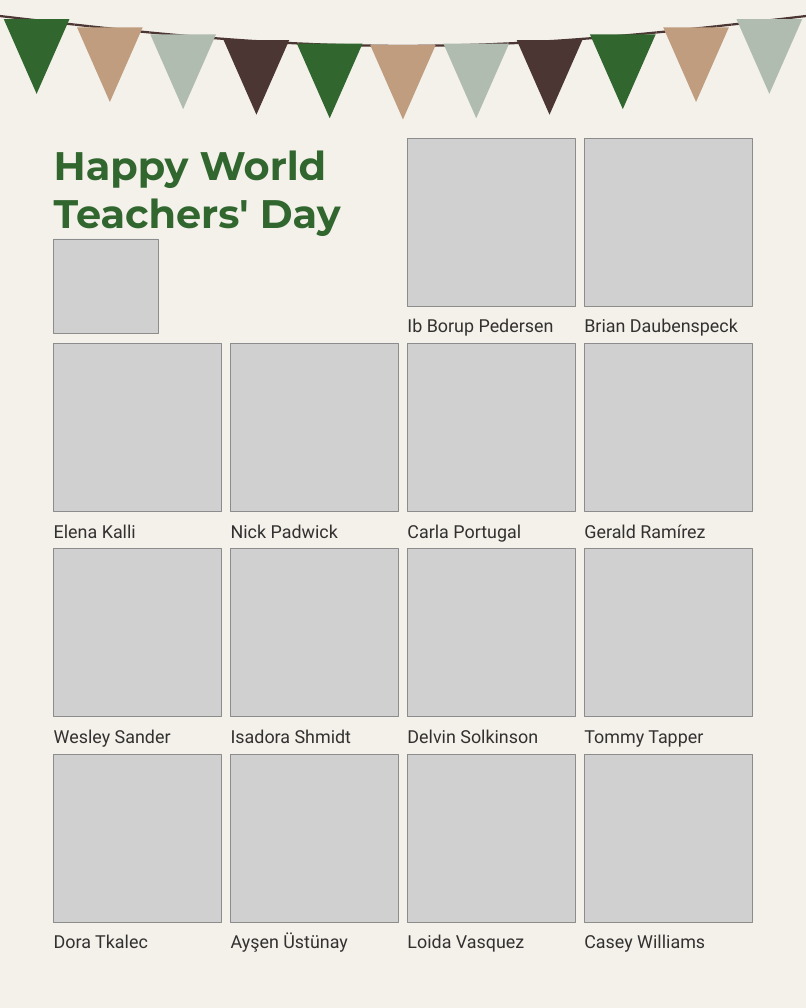
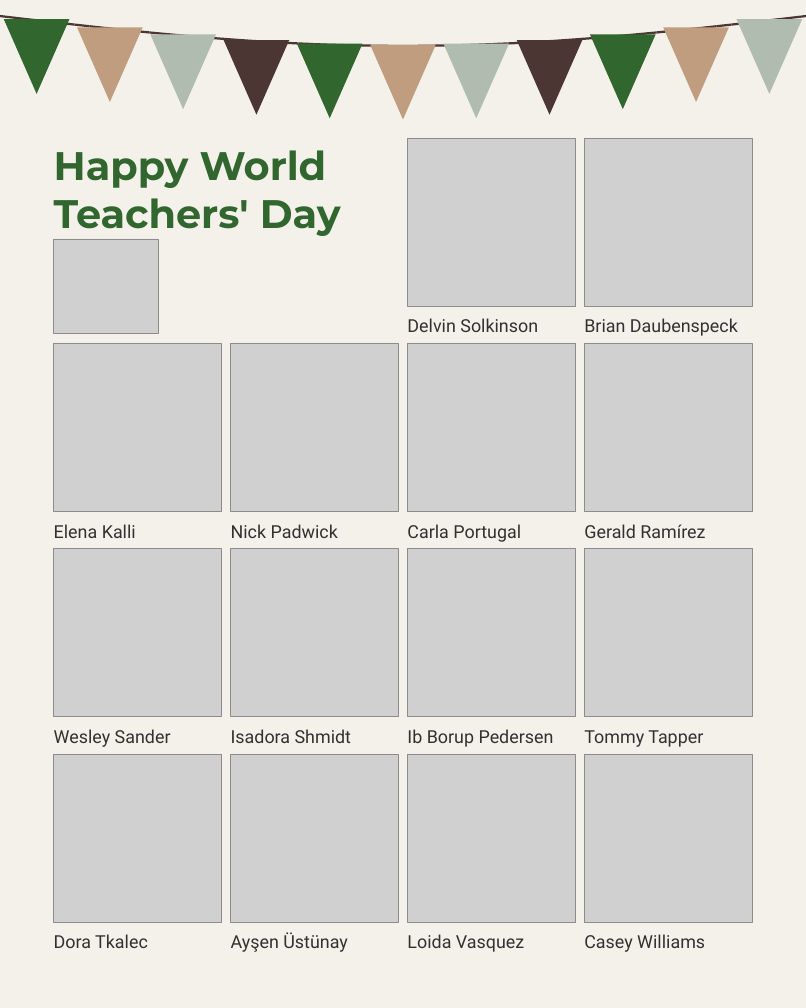
Before and after one commit to linneamoritznyc/SFW-SocialMedia, a slide deck: slide 9 of templates/posts/october/05-10-2026-mon-ig-teachers-day-option-4-ten-slides.pptx. Drawn at 806x1008 pixels with LibreOffice and Linux fonts; fonts in the diff are those of the drawing; grey boxes stand for pictures. Boxes give left, top, right and bottom in pixels: in the first picture for what was removed or moved away, otherwise in the second. Text is boxed around its words. In the diff, an @@ line names an element or a change of style, - is before the commit and + after.

```diff
--- a/templates/posts/october/05-10-2026-mon-ig-teachers-day-option-4-ten-slides.pptx
+++ b/templates/posts/october/05-10-2026-mon-ig-teachers-day-option-4-ten-slides.pptx
@@ text at box(407, 318, 538, 332): text changed @@
-Ib Borup Pedersen
+Delvin Solkinson
@@ text at box(407, 729, 554, 747): text changed @@
-Delvin Solkinson
+Ib Borup Pedersen
```
Also in this commit, not shown: 8 other slides changed, 21 other files.
